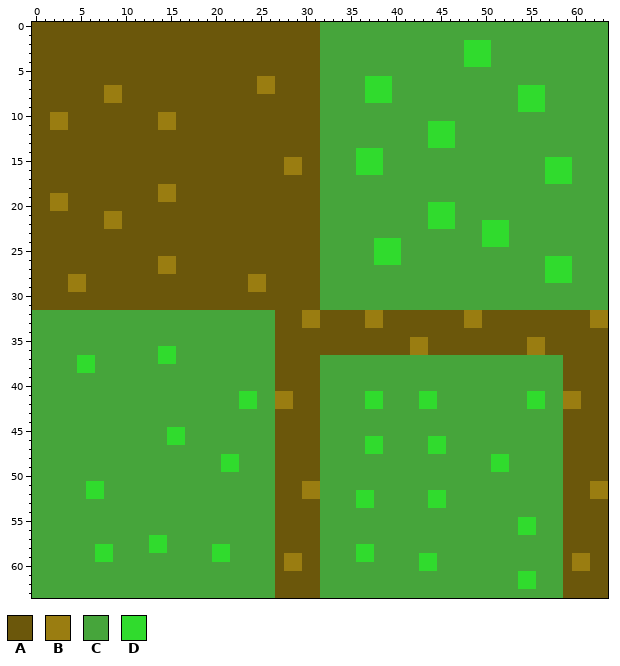
Edited in one commit: pixel-art sprite (assets/sprites/ground.png). Above is the file before it was changed.
The file is 64x64 pixels.
Palette (. is transparent): A #6b570b  B #9a7d11  C #46a53b  D #30db2d
Pixels before (only the part around the change), first column x 0:
26 AAAAAAAAAAAAAABBAAAAAAAAAAAAAAAACCCCC
27 AAAAAAAAAAAAAABBAAAAAAAAAAAAAAAACCCCC
28 AAAABBAAAAAAAAAAAAAAAAAABBAAAAAACCCCC
29 AAAABBAAAAAAAAAAAAAAAAAABBAAAAAACCCCC
30 AAAAAAAAAAAAAAAAAAAAAAAAAAAAAAAACCCCC
31 AAAAAAAAAAAAAAAAAAAAAAAAAAAAAAAACCCCC
32 CCCCCCCCCCCCCCCCCCCCCCCCCCCAAABBAAAAA
33 CCCCCCCCCCCCCCCCCCCCCCCCCCCAAABBAAAAA
34 CCCCCCCCCCCCCCCCCCCCCCCCCCCAAAAAAAAAA
35 CCCCCCCCCCCCCCCCCCCCCCCCCCCAAAAAAAAAA
36 CCCCCCCCCCCCCCDDCCCCCCCCCCCAAAAAAAAAA
37 CCCCCDDCCCCCCCDDCCCCCCCCCCCAAAAACCCCC
38 CCCCCDDCCCCCCCCCCCCCCCCCCCCAAAAACCCCC
39 CCCCCCCCCCCCCCCCCCCCCCCCCCCAAAAACCCCC
40 CCCCCCCCCCCCCCCCCCCCCCCCCCCAAAAACCCCC
41 CCCCCCCCCCCCCCCCCCCCCCCDDCCBBAAACCCCC
42 CCCCCCCCCCCCCCCCCCCCCCCDDCCBBAAACCCCC
43 CCCCCCCCCCCCCCCCCCCCCCCCCCCAAAAACCCCC
44 CCCCCCCCCCCCCCCCCCCCCCCCCCCAAAAACCCCC
45 CCCCCCCCCCCCCCCDDCCCCCCCCCCAAAAACCCCC
46 CCCCCCCCCCCCCCCDDCCCCCCCCCCAAAAACCCCC
47 CCCCCCCCCCCCCCCCCCCCCCCCCCCAAAAACCCCC
48 CCCCCCCCCCCCCCCCCCCCCDDCCCCAAAAACCCCC
49 CCCCCCCCCCCCCCCCCCCCCDDCCCCAAAAACCCCC
50 CCCCCCCCCCCCCCCCCCCCCCCCCCCAAAAACCCCC
51 CCCCCCDDCCCCCCCCCCCCCCCCCCCAAABBCCCCC
52 CCCCCCDDCCCCCCCCCCCCCCCCCCCAAABBCCCCD
53 CCCCCCCCCCCCCCCCCCCCCCCCCCCAAAAACCCCD
54 CCCCCCCCCCCCCCCCCCCCCCCCCCCAAAAACCCCC
55 CCCCCCCCCCCCCCCCCCCCCCCCCCCAAAAACCCCC
56 CCCCCCCCCCCCCCCCCCCCCCCCCCCAAAAACCCCC
57 CCCCCCCCCCCCCDDCCCCCCCCCCCCAAAAACCCCC
58 CCCCCCCDDCCCCDDCCCCCDDCCCCCAAAAACCCCD
59 CCCCCCCDDCCCCCCCCCCCDDCCCCCABBAACCCCD
60 CCCCCCCCCCCCCCCCCCCCCCCCCCCABBAACCCCC
61 CCCCCCCCCCCCCCCCCCCCCCCCCCCAAAAACCCCC
62 CCCCCCCCCCCCCCCCCCCCCCCCCCCAAAAACCCCC
63 CCCCCCCCCCCCCCCCCCCCCCCCCCCAAAAACCCCC
After:
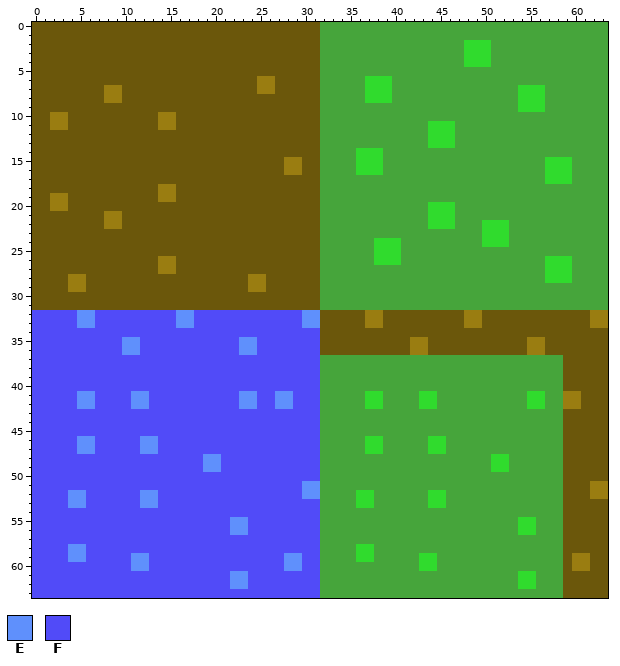
Colours new in this view: E #5f90fc  F #514bf8
Author's note on the commit: minor changes to tile class
From old to new:
Changed rows in their new state; - is an unchanged pixel.
first column x 0:
32 FFFFFEEFFFFFFFFFEEFFFFFFFFFFFFEE
33 FFFFFEEFFFFFFFFFEEFFFFFFFFFFFFEE
34 FFFFFFFFFFFFFFFFFFFFFFFFFFFFFFFF
35 FFFFFFFFFFEEFFFFFFFFFFFEEFFFFFFF
36 FFFFFFFFFFEEFFFFFFFFFFFEEFFFFFFF
37 FFFFFFFFFFFFFFFFFFFFFFFFFFFFFFFF
38 FFFFFFFFFFFFFFFFFFFFFFFFFFFFFFFF
39 FFFFFFFFFFFFFFFFFFFFFFFFFFFFFFFF
40 FFFFFFFFFFFFFFFFFFFFFFFFFFFFFFFF
41 FFFFFEEFFFFEEFFFFFFFFFFEEFFEEFFF
42 FFFFFEEFFFFEEFFFFFFFFFFEEFFEEFFF
43 FFFFFFFFFFFFFFFFFFFFFFFFFFFFFFFF
44 FFFFFFFFFFFFFFFFFFFFFFFFFFFFFFFF
45 FFFFFFFFFFFFFFFFFFFFFFFFFFFFFFFF
46 FFFFFEEFFFFFEEFFFFFFFFFFFFFFFFFF
47 FFFFFEEFFFFFEEFFFFFFFFFFFFFFFFFF
48 FFFFFFFFFFFFFFFFFFFEEFFFFFFFFFFF
49 FFFFFFFFFFFFFFFFFFFEEFFFFFFFFFFF
50 FFFFFFFFFFFFFFFFFFFFFFFFFFFFFFFF
51 FFFFFFFFFFFFFFFFFFFFFFFFFFFFFFEE
52 FFFFEEFFFFFFEEFFFFFFFFFFFFFFFFEE
53 FFFFEEFFFFFFEEFFFFFFFFFFFFFFFFFF
54 FFFFFFFFFFFFFFFFFFFFFFFFFFFFFFFF
55 FFFFFFFFFFFFFFFFFFFFFFEEFFFFFFFF
56 FFFFFFFFFFFFFFFFFFFFFFEEFFFFFFFF
57 FFFFFFFFFFFFFFFFFFFFFFFFFFFFFFFF
58 FFFFEEFFFFFFFFFFFFFFFFFFFFFFFFFF
59 FFFFEEFFFFFEEFFFFFFFFFFFFFFFEEFF
60 FFFFFFFFFFFEEFFFFFFFFFFFFFFFEEFF
61 FFFFFFFFFFFFFFFFFFFFFFEEFFFFFFFF
62 FFFFFFFFFFFFFFFFFFFFFFEEFFFFFFFF
63 FFFFFFFFFFFFFFFFFFFFFFFFFFFFFFFF
Pixel boxes of the changes (left, top, right, bottom) in both pictures:
changed: (32, 310, 320, 598)
